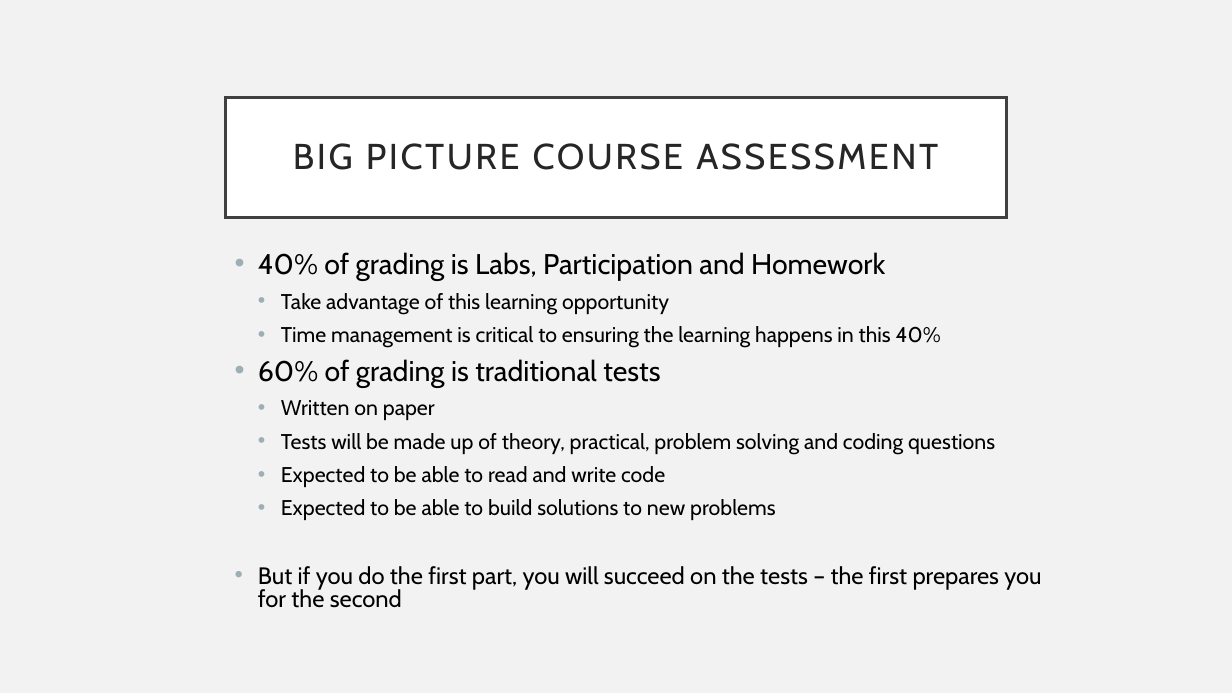
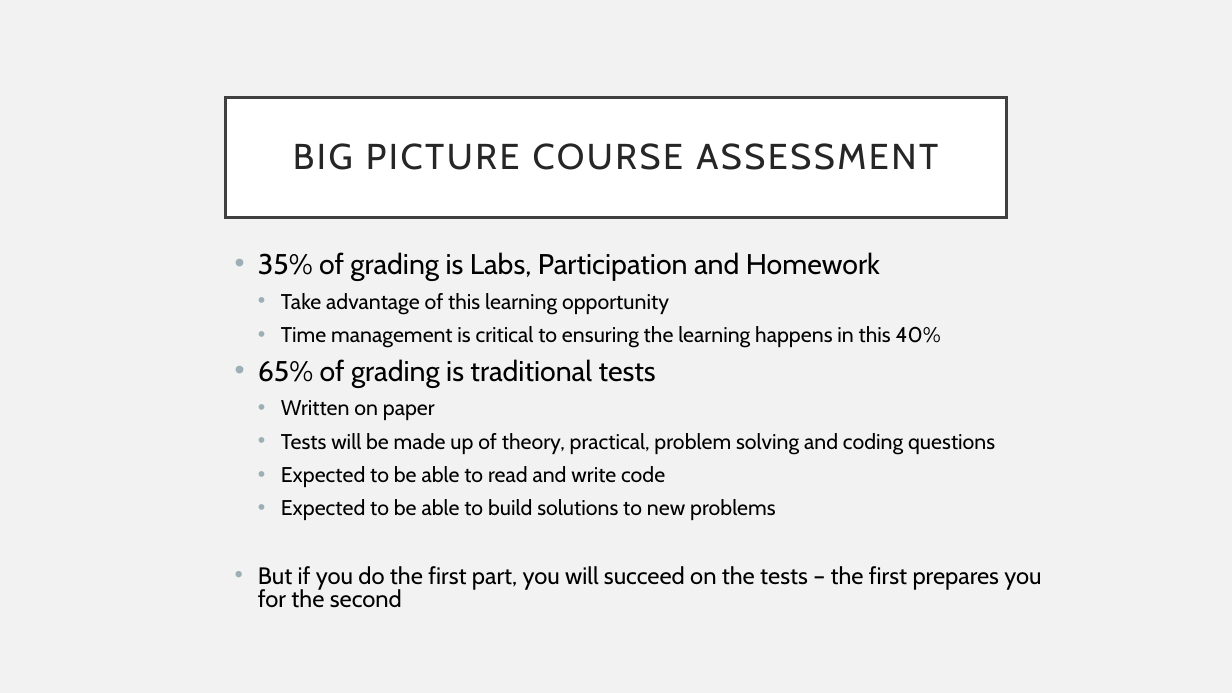
Before and after one commit to UPEI-CS/CS1910-Students, a slide deck: slide 28 of lectures/01-Course-Orientation/CS1910_Course-Orientation_Lecture.pptx. Drawn at 1232x693 pixels with LibreOffice and Linux fonts; fonts in the diff are those of the drawing. Boxes give left, top, right and bottom in pixels: in the first picture for what was removed or moved away, otherwise in the second. Text is boxed around its words. In the diff, an @@ line names an element or a change of style, - is before the commit and + after.

```diff
--- a/lectures/01-Course-Orientation/CS1910_Course-Orientation_Lecture.pptx
+++ b/lectures/01-Course-Orientation/CS1910_Course-Orientation_Lecture.pptx
@@ text at [258,252,880,281]: text changed @@
-• 40% of grading is Labs, Participation and Homework
+• 35% of grading is Labs, Participation and Homework
@@ text at [258,359,656,388]: text changed @@
-• 60% of grading is traditional tests
+• 65% of grading is traditional tests
```
Also in this commit, not shown: 11 other slides changed, 2 slides removed, 1 other file.
